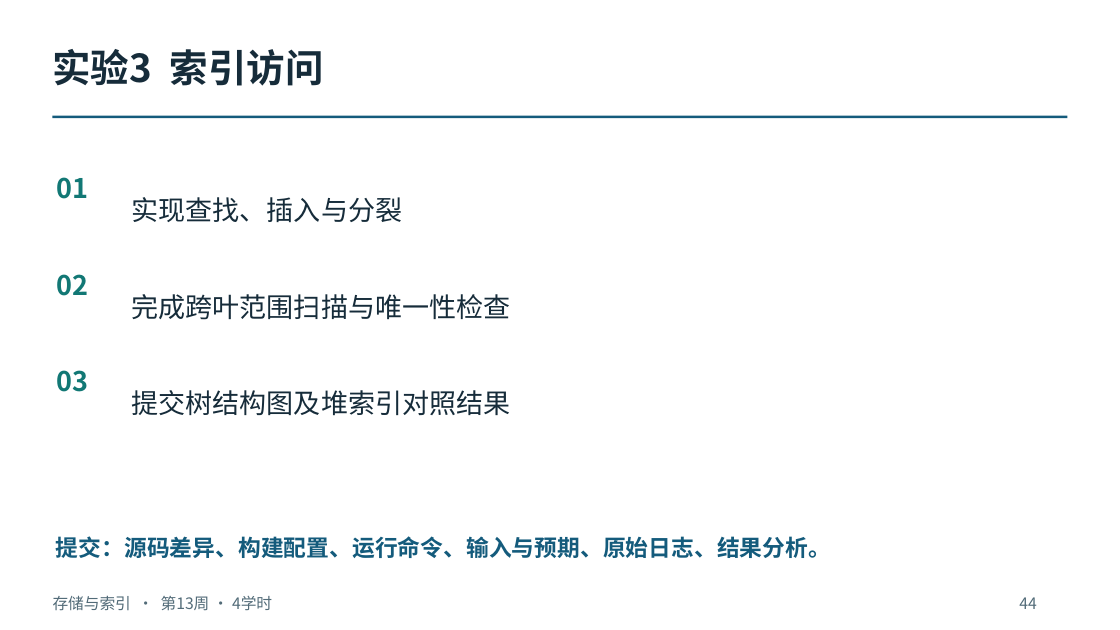
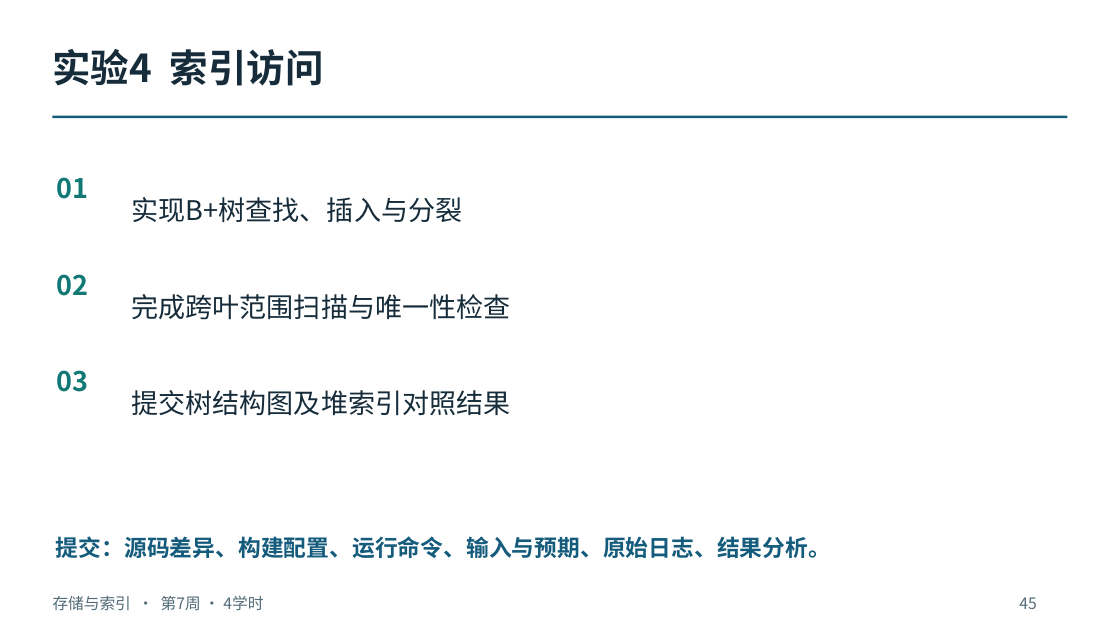
Before and after one commit to intellistream/database-kernel-course-student, a slide deck: slide 45 of 01_课件（第6版）/02_存储与索引.pptx (slide 44 before the commit). Drawn at 1120x630 pixels with LibreOffice and Linux fonts; fonts in the diff are those of the drawing. Boxes give left, top, right and bottom in pixels: in the first picture for what was removed or moved away, otherwise in the second. Text is boxed around its words. In the diff, an @@ line names an element or a change of style, - is before the commit and + after.

```diff
--- a/01_课件（第6版）/02_存储与索引.pptx
+++ b/01_课件（第6版）/02_存储与索引.pptx
@@ text at (52, 49, 324, 86): text changed @@
-实验3 索引访问
+实验4 索引访问
@@ text at (131, 197, 462, 223): text changed @@
-实现查找、插入与分裂
+实现B+树查找、插入与分裂
@@ text at (53, 595, 263, 611): text changed @@
-存储与索引 · 第13周 · 4学时
+存储与索引 · 第7周 · 4学时
@@ text at (1019, 597, 1036, 609): text changed @@
-44
+45
```
Also in this commit, not shown: 3 other slides changed, 1 slide added, 14 other files.
